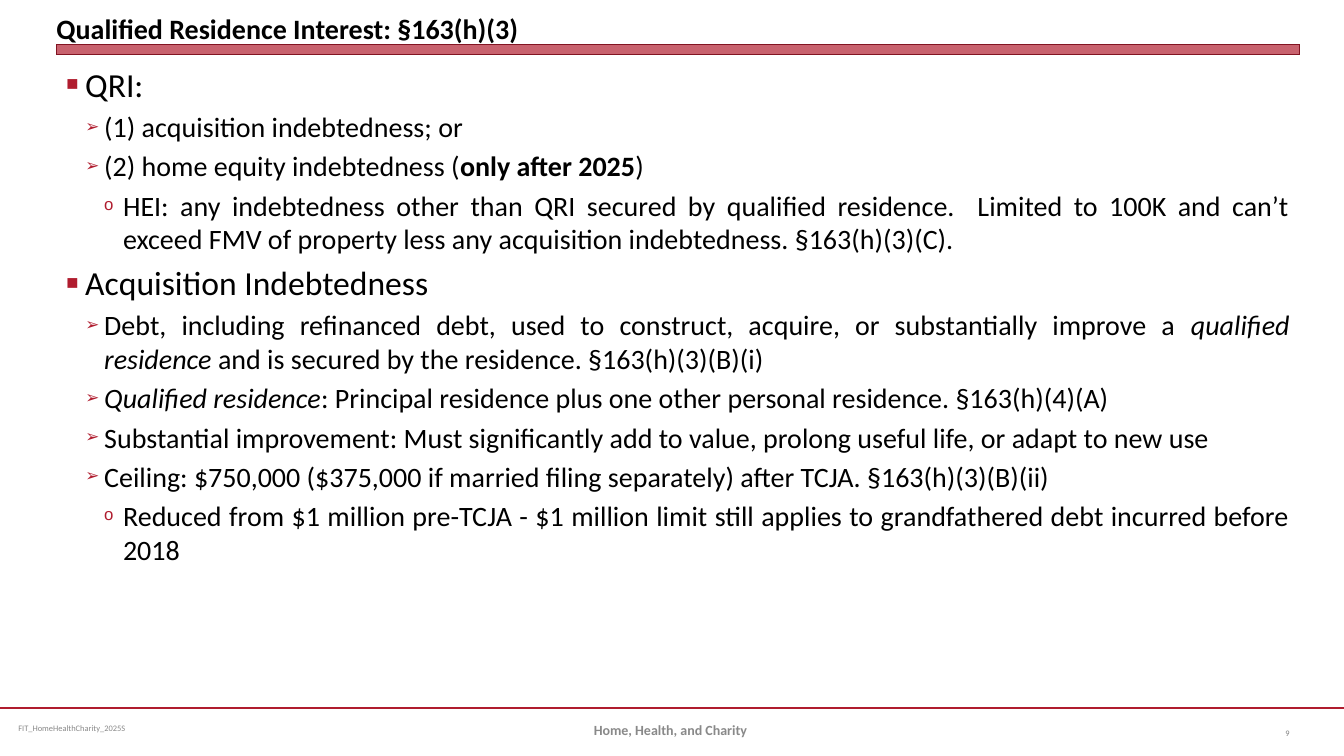
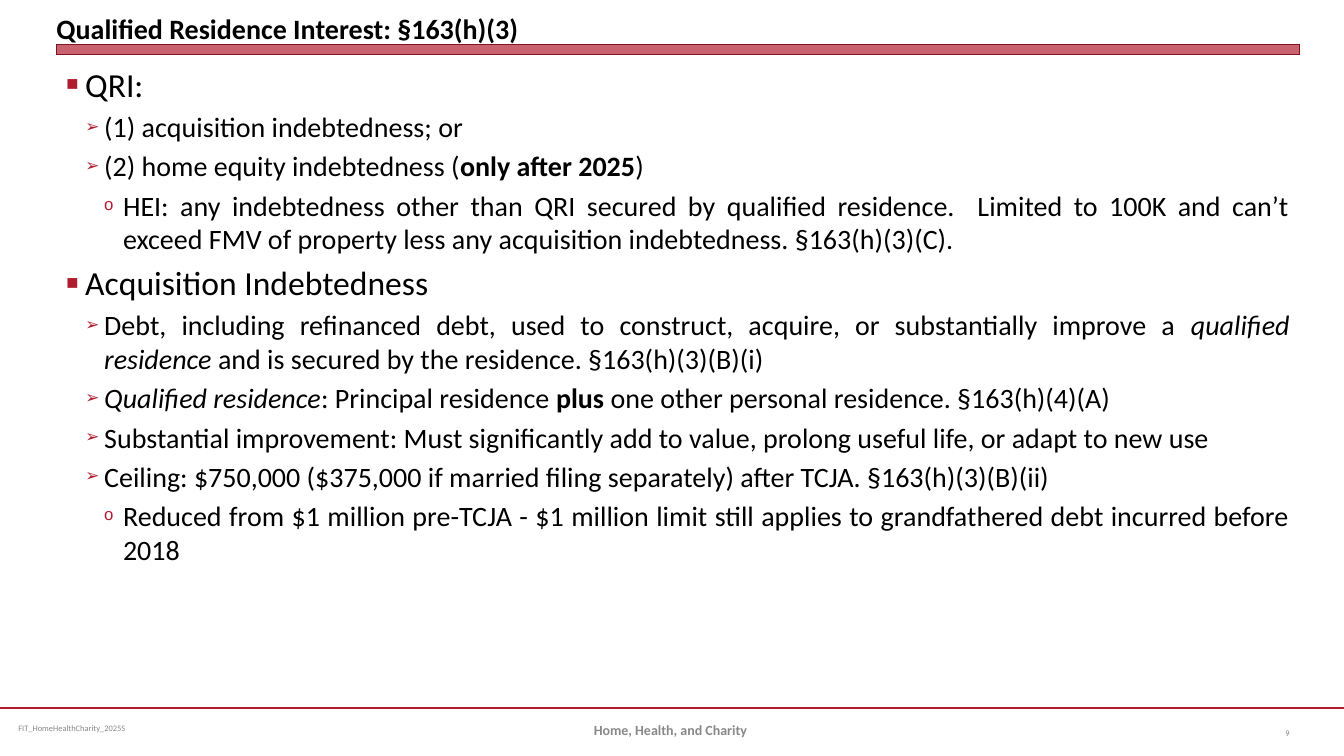
Before and after one commit to jmc877/Fed-Income-Tax, a slide deck: slide 9 of slides/FIT_HomeHealthCharity_2025S.pptx. Drawn at 1344x756 pixels with LibreOffice and Linux fonts; fonts in the diff are those of the drawing. Boxes give left, top, right and bottom in pixels: in the first picture for what was removed or moved away, otherwise in the second. Text is boxed around its words. In the diff, an @@ line names an element or a change of style, - is before the commit and + after.

```diff
--- a/slides/FIT_HomeHealthCharity_2025S.pptx
+++ b/slides/FIT_HomeHealthCharity_2025S.pptx
@@ text at [104, 387, 1110, 413]: bold on in "plus" @@
```
Also in this commit, not shown: 3 slides added.
